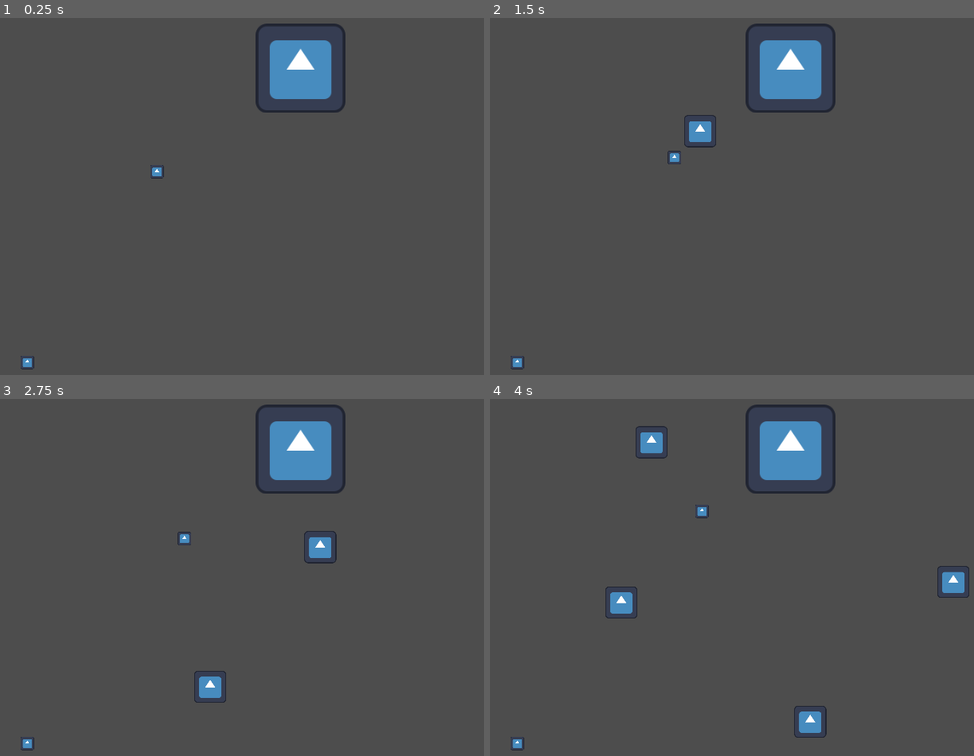
Above: before the commit, frames 1-4 (two rows, left to right).
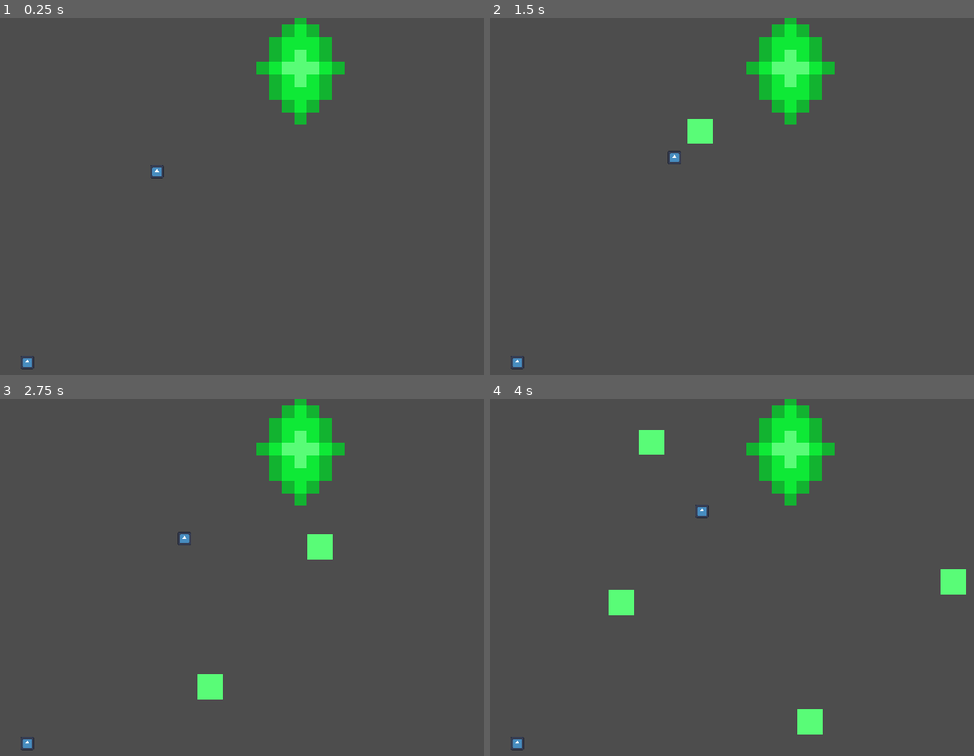
Above: after the commit, the same moments.

Repository: Clement-Quach/queensgamejam
Game: Godot game, scene res://scenes/collider.tscn
Same seed, same stepped clock (60 frames per second), same inputs: the game is played once before the commit and once after it. This scene is started directly instead of the project's main scene. The engine's default icon, where the game draws it, is replaced by a stand-in: a white triangle on a blue panel in a dark square.
Inputs (mouse positions are in pixels of both pictures, inside the frame that each line leads up to):
- Up to frame 1 (0.25 s): no input
- Up to frame 2 (1.5 s): tap Enter (ui_accept) at 0.5, 0.77 s; move the mouse to (949, 178) at 0.52 s; press the mouse at (949, 178) at 0.53 s; hold Right (ui_right) from 0.53 s (still down); move the mouse to (678, 214) at 1.27 s; release the mouse at (678, 214) at 1.28 s; click (678, 214) at 1.35 s
- Up to frame 3 (2.75 s): tap Enter (ui_accept) at 1.52 s; move the mouse to (382, 498) at 2.02 s; release Right (ui_right) at 2.03 s; press the mouse at (382, 498) at 2.03 s; hold Left (ui_left) from 2.03 s (still down)
- Up to frame 4 (4 s): move the mouse to (775, 648) at 2.77 s; release Left (ui_left) at 2.78 s; release the mouse at (775, 648) at 2.78 s; hold Right (ui_right) from 2.78 s (still down); click (775, 648) at 2.85 s; tap Enter (ui_accept) at 3.02, 3.77 s; move the mouse to (outside the picture) at 3.52 s; press the mouse at (outside the picture) at 3.53 s

The runs differ from the first frame. In frame 1, 3.6% of the frame differs, in the area x 52-72%, y 0-30%; in frame 2, 4.0%; in frame 3, 4.5%; in frame 4, 5.3%, in the area x 23-100%, y 0-95%.

Commit message:
boss sprites

Diff:
--- a/queensgamejam/scenes/boss.tscn
+++ b/queensgamejam/scenes/boss.tscn
@@ -1,32 +1,36 @@
-[gd_scene load_steps=6 format=3 uid="uid://beq6j6jklgijo"]
+[gd_scene load_steps=6 format=3 uid="uid://ku5pf81ouy56"]
 
-[ext_resource type="Texture2D" uid="uid://cfsn4q5ydiykh" path="res://icon.svg" id="1_336j5"]
 [ext_resource type="Script" path="res://scenes/boss.gd" id="1_dua5e"]
-[ext_resource type="PackedScene" uid="uid://bqvb7ajjjro68" path="res://scenes/projectile.tscn" id="2_5hyw2"]
+[ext_resource type="PackedScene" path="res://scenes/projectile.tscn" id="2_5hyw2"]
+[ext_resource type="Texture2D" uid="uid://tentn8g1klot" path="res://assets/uranium.png" id="3_l4ob5"]
 
-[sub_resource type="RectangleShape2D" id="RectangleShape2D_psut6"]
-size = Vector2(152, 141)
+[sub_resource type="CapsuleShape2D" id="CapsuleShape2D_hnhtb"]
+radius = 49.0
+height = 135.5
 
-[sub_resource type="RectangleShape2D" id="RectangleShape2D_255ai"]
-size = Vector2(110, 124)
+[sub_resource type="CapsuleShape2D" id="CapsuleShape2D_uhggu"]
+radius = 47.0
+height = 154.0
 
 [node name="CharacterBody2D" type="CharacterBody2D"]
 script = ExtResource("1_dua5e")
 spawn_scene = ExtResource("2_5hyw2")
 
 [node name="Sprite2D" type="Sprite2D" parent="."]
-texture = ExtResource("1_336j5")
+texture_filter = 1
+scale = Vector2(18, 18)
+texture = ExtResource("3_l4ob5")
 
 [node name="hurtBox" type="Area2D" parent="."]
 collision_layer = 0
 collision_mask = 5
 
 [node name="CollisionShape2D" type="CollisionShape2D" parent="hurtBox"]
-position = Vector2(0, -1)
-shape = SubResource("RectangleShape2D_psut6")
+position = Vector2(0, 4.25)
+shape = SubResource("CapsuleShape2D_hnhtb")
 
 [node name="CollisionShape2D" type="CollisionShape2D" parent="."]
-shape = SubResource("RectangleShape2D_255ai")
+shape = SubResource("CapsuleShape2D_uhggu")
 
 [node name="shootTimer" type="Timer" parent="."]
 wait_time = 3.0
--- a/queensgamejam/scenes/projectile.tscn
+++ b/queensgamejam/scenes/projectile.tscn
@@ -1,7 +1,7 @@
-[gd_scene load_steps=5 format=3 uid="uid://bqvb7ajjjro68"]
+[gd_scene load_steps=5 format=3 uid="uid://dene70d1e7r68"]
 
 [ext_resource type="Script" path="res://projectile.gd" id="1_u6qai"]
-[ext_resource type="Texture2D" uid="uid://cfsn4q5ydiykh" path="res://icon.svg" id="2_d61fl"]
+[ext_resource type="Texture2D" uid="uid://cua5j4sqt5wxv" path="res://assets/proejctile boss 1.png" id="2_xr5ea"]
 
 [sub_resource type="RectangleShape2D" id="RectangleShape2D_6o1uu"]
 size = Vector2(143, 136)
@@ -17,8 +17,8 @@
 script = ExtResource("1_u6qai")
 
 [node name="Sprite2D" type="Sprite2D" parent="."]
-scale = Vector2(0.6, 0.6)
-texture = ExtResource("2_d61fl")
+scale = Vector2(20, 20)
+texture = ExtResource("2_xr5ea")
 
 [node name="Area2D" type="Area2D" parent="."]
 scale = Vector2(0.6, 0.6)
--- a/queensgamejam/scenes/wall.tscn
+++ b/queensgamejam/scenes/wall.tscn
@@ -4,8 +4,6 @@
 size = Vector2(117, 125)
 
 [node name="StaticBody2D" type="StaticBody2D"]
-collision_layer = 3
-collision_mask = 3
 
 [node name="CollisionShape2D" type="CollisionShape2D" parent="."]
 position = Vector2(-1.5, -0.5)
Binary file added: queensgamejam/assets/proejctile boss 1.png
Not shown, added: queensgamejam/assets/proejctile boss 1.png.import
Binary file added: queensgamejam/assets/uranium.png
Not shown, added: queensgamejam/assets/uranium.png.import
